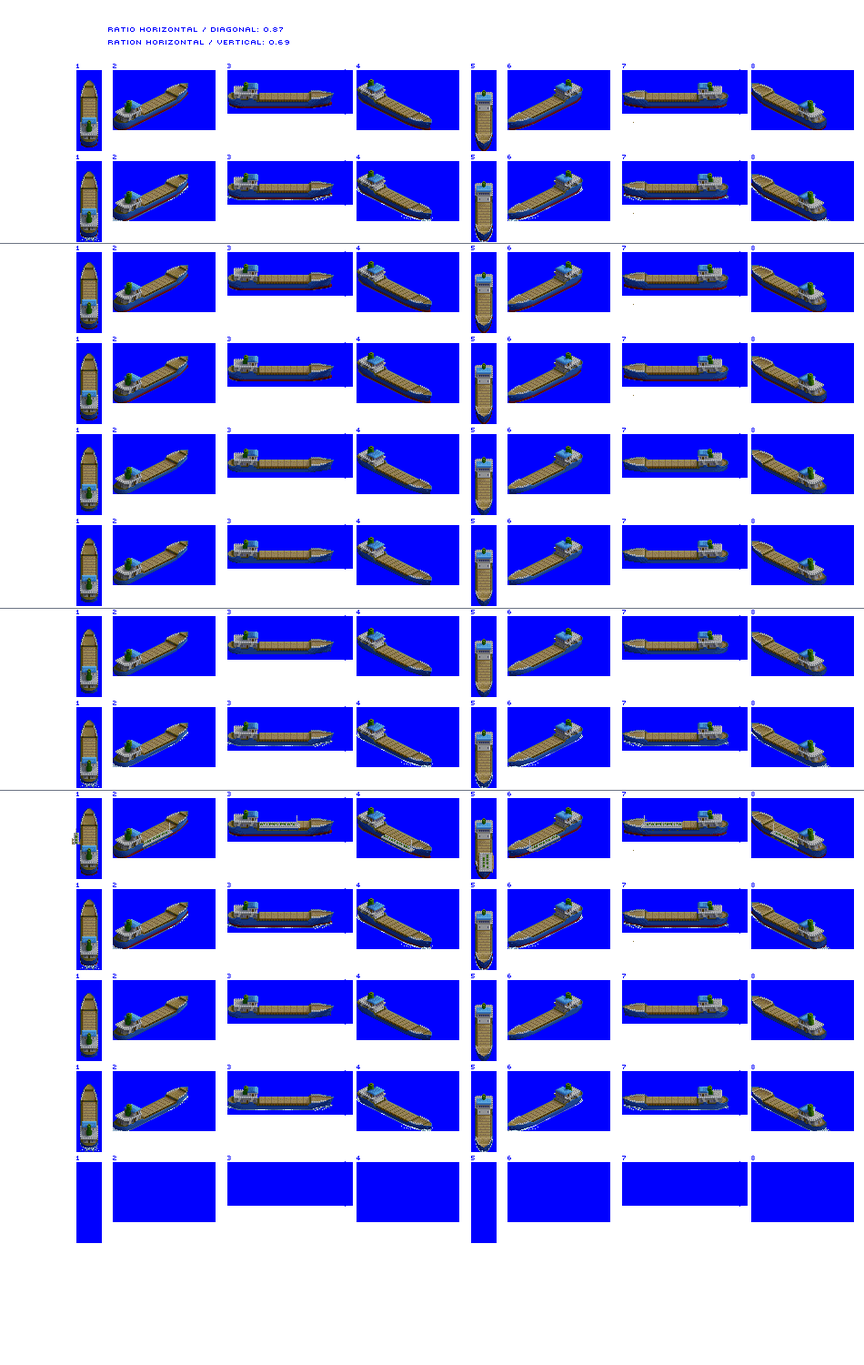
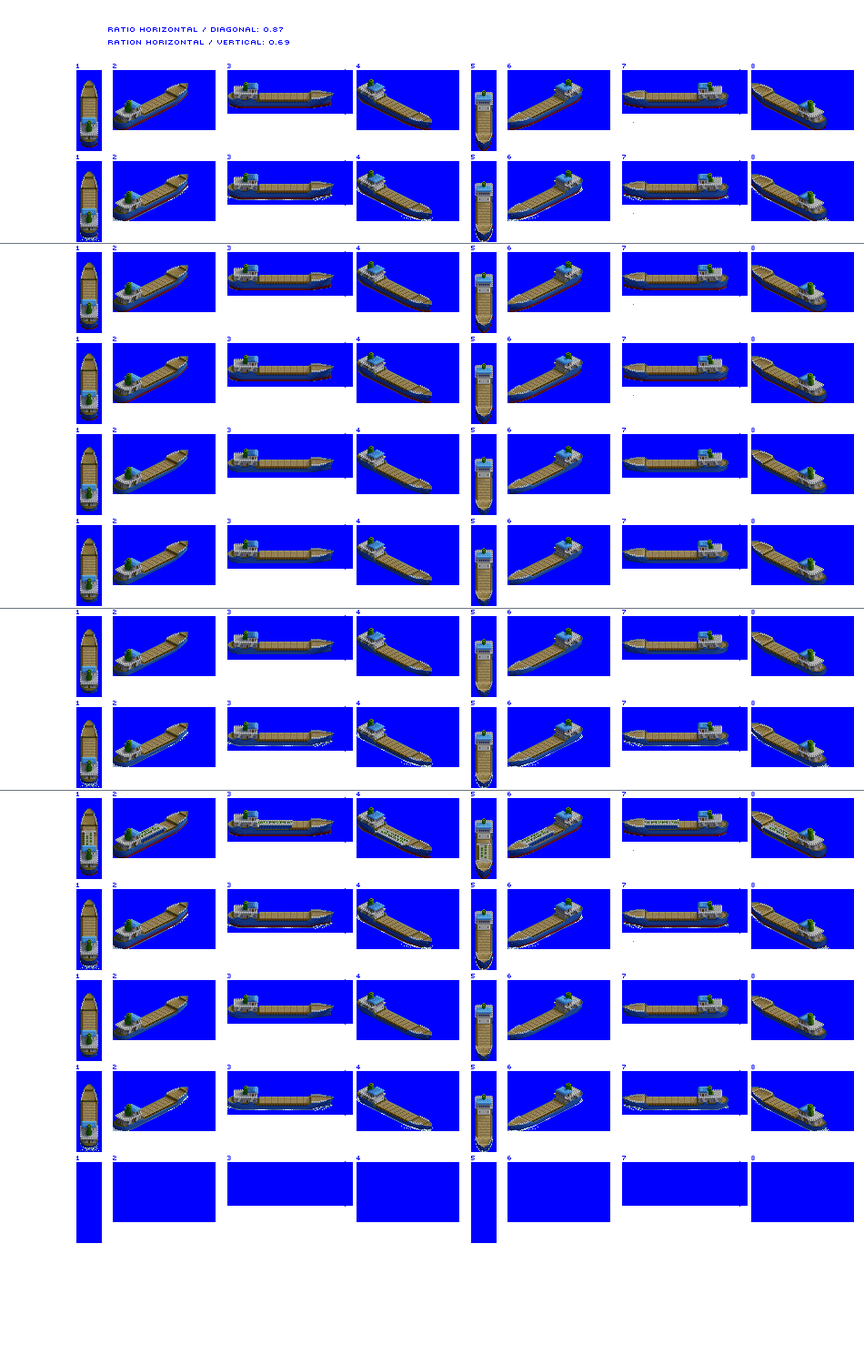
Layered file, before and after one edit (864×1365). Changes by layer:
renamed "Layer 1" to "tanker", painted on it over [71, 815, 799, 873]
